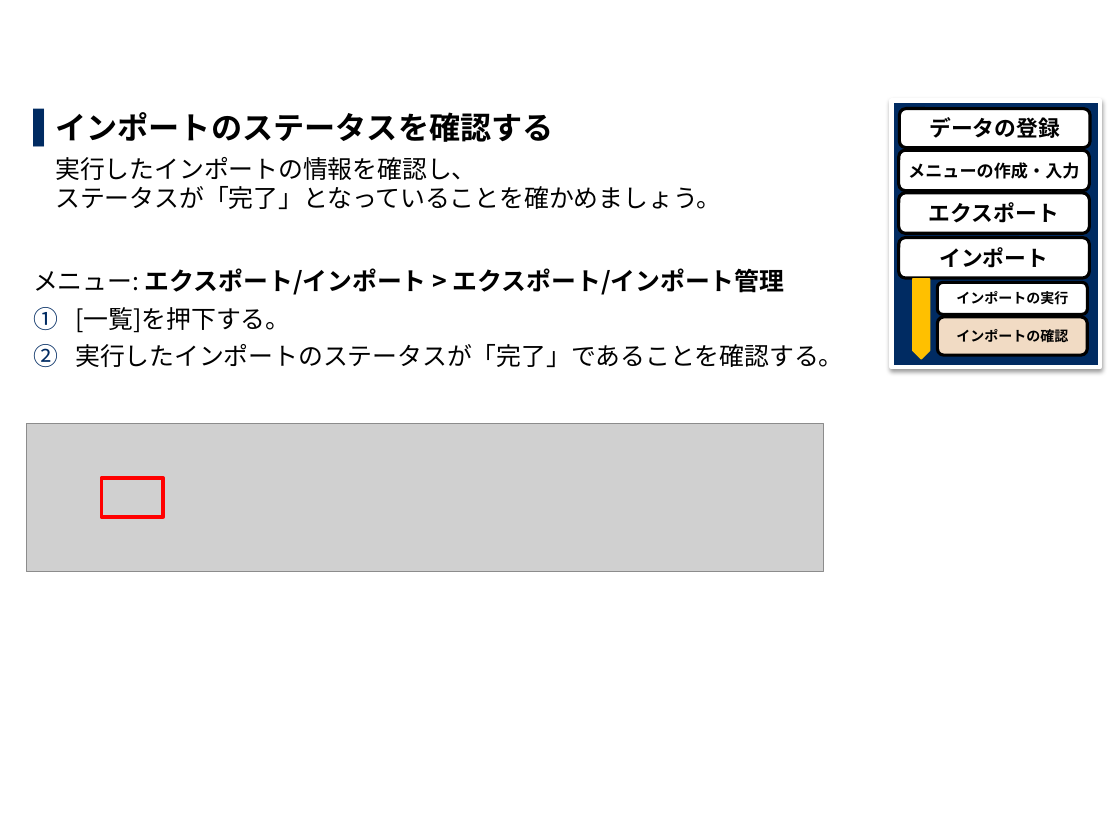
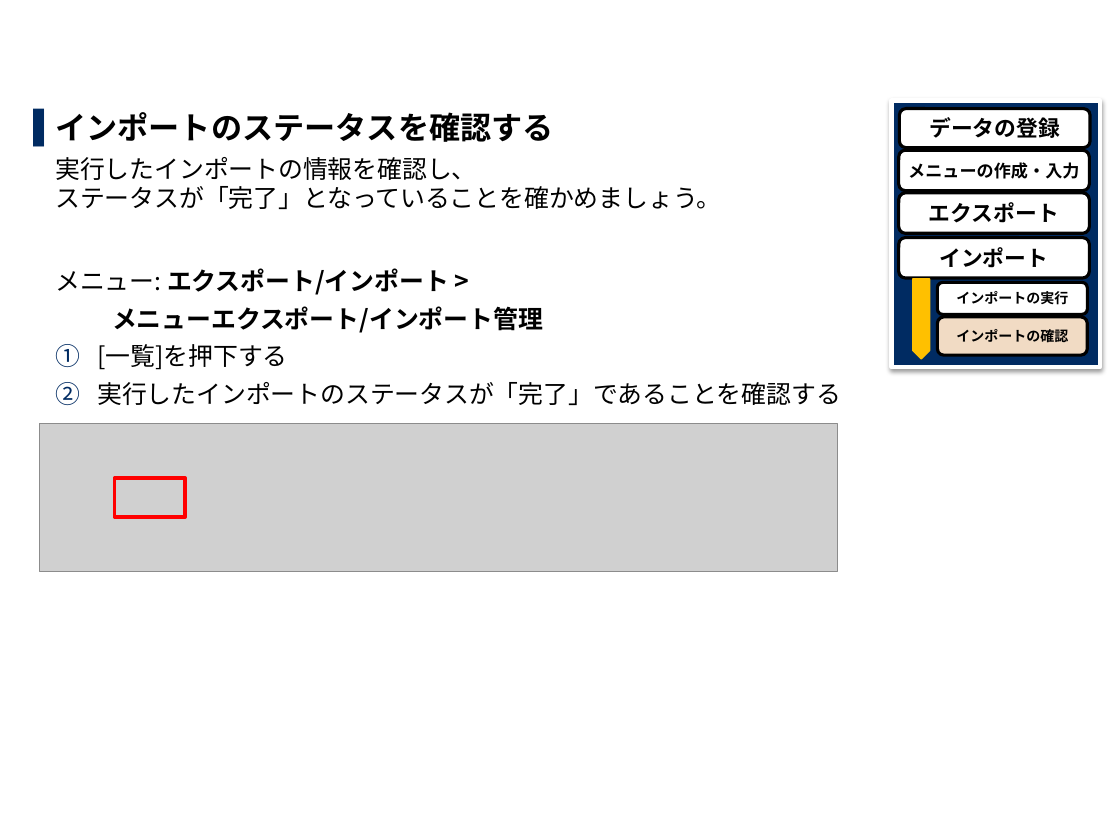
Before and after one commit to exastro-suite/it-automation-docs, a slide deck: slide 17 of asset/Learn_ja/ITA-export-import_ja_practice.pptx. Drawn at 1120x840 pixels with LibreOffice and Linux fonts; fonts in the diff are those of the drawing; grey boxes stand for pictures; background and template pictures are left out. Boxes give left, top, right and bottom in pixels: in the first picture for what was removed or moved away, otherwise in the second. Text is boxed around its words. In the diff, an @@ line names an element or a change of style, - is before the commit and + after.

```diff
--- a/asset/Learn_ja/ITA-export-import_ja_practice.pptx
+++ b/asset/Learn_ja/ITA-export-import_ja_practice.pptx
@@ text at (x1=55, y1=268, x2=841, y2=405): text changed @@
-メニュー: エクスポート/インポート > エクスポート/インポート管理
-1. [一覧]を押下する。
-2. 実行したインポートのステータスが「完了」であることを確認する。
+メニュー: エクスポート/インポート >
+メニューエクスポート/インポート管理
+1. [一覧]を押下する
+2. 実行したインポートのステータスが「完了」であることを確認する
@@ title at (x1=55, y1=382, x2=80, y2=405): text changed @@
-2.5 インポート(2/3)
+2.6 メニューインポート(2/3)
@@ picture moved from (x1=26, y1=423, x2=823, y2=572) to (x1=39, y1=423, x2=837, y2=572) @@
@@ rectangle resized from (x1=101, y1=478, x2=162, y2=517) to (x1=114, y1=478, x2=185, y2=517) @@
```
Also in this commit, not shown: 15 other slides changed, 12 slides added, 4 other files.
